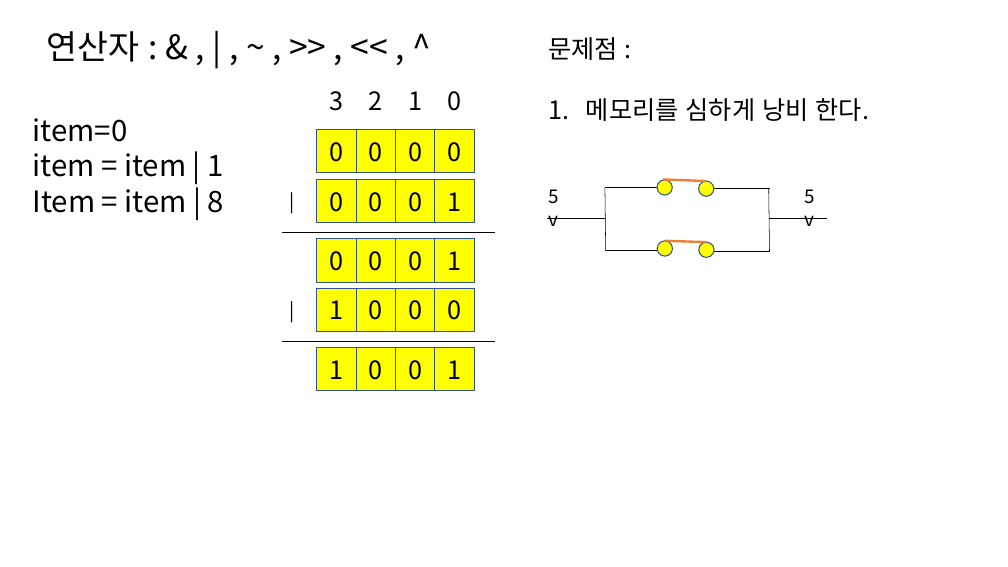
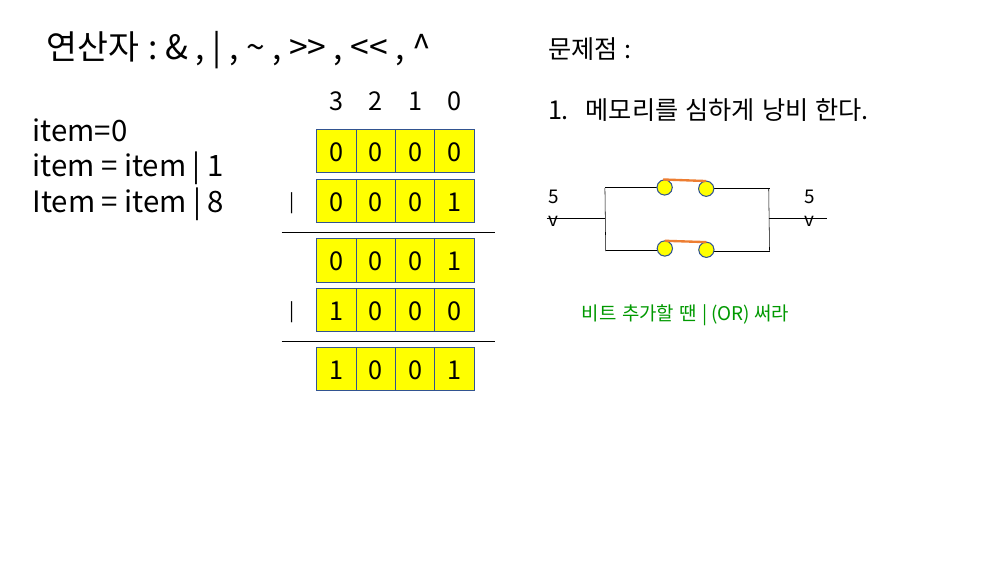
Before and after one commit to kjungmo/2020SBA_pythonAlgorithm, a slide deck: slide 18 of 파이썬.pptx. Drawn at 1008x567 pixels with LibreOffice and Linux fonts; fonts in the diff are those of the drawing. Boxes give left, top, right and bottom in pixels: in the first picture for what was removed or moved away, otherwise in the second. Text is boxed around its words. In the diff, an @@ line names an element or a change of style, - is before the commit and + after.

```diff
--- a/파이썬.pptx
+++ b/파이썬.pptx
@@ text added at (582, 304, 790, 324), 18 pt, text #009900 @@
+비트 추가할 땐 | (OR) 써라
```
Also in this commit, not shown: 14 other slides changed.
